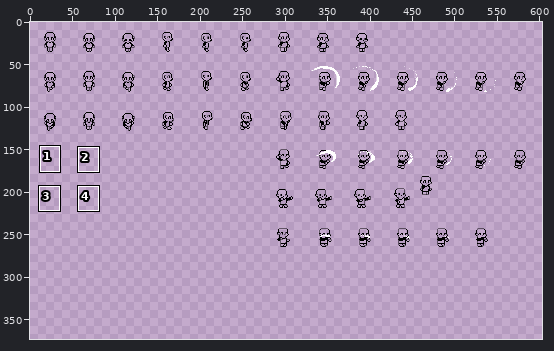
File history of a pixel-art file, aseprite_files/PlayerBase.aseprite. The first picture is a wide view before the edit; the outline marks the close-up.
Close-up. Before:
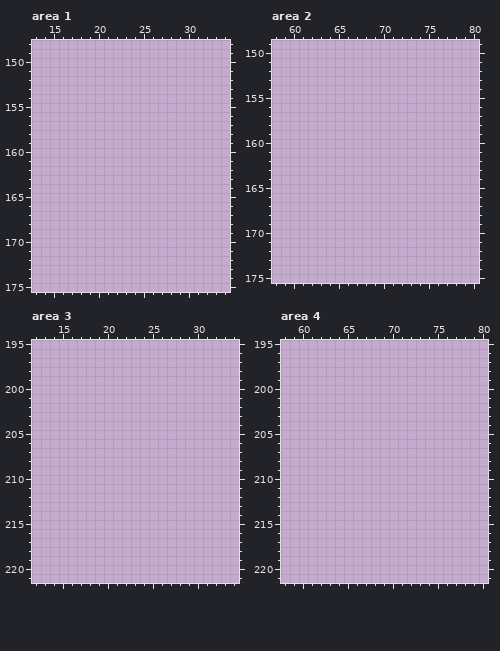
626x376 pixels, 1 frame. Shown: area 1: x 13..34, y 148..175; area 2: x 58..80, y 149..175; area 3: x 12..34, y 195..221; area 4: x 58..80, y 195..221. The wide view leaves out empty margins. The commit also changed other parts of the picture, which this record leaves out.
Visible layers, top first: "slash", "outline".
Palette (. is transparent): 
And afterwards:
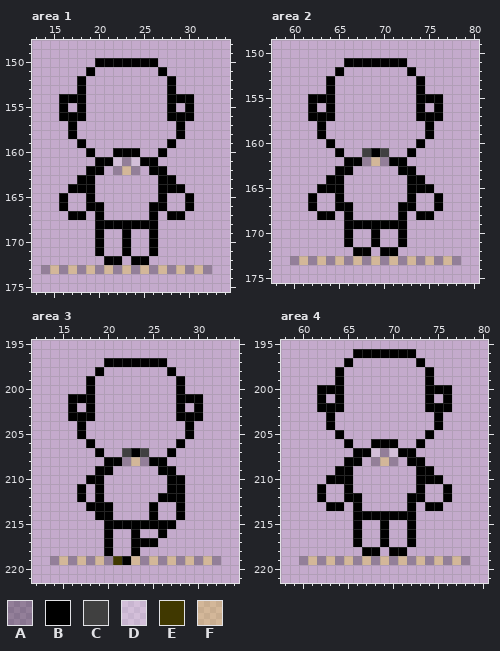
Colours new in this view: A #00000040  B #000000  C #404040  D #ffffff40  E #403800  F #ffdf0040
From old to new:
layer "grid" now shown
Changed rows in their new state; - is an unchanged pixel.
Area 1, layers "grid", "outline":
first column x 14:
150 ------BBBBBBB------
151 -----B-------B-----
152 ----B---------B----
153 ----B---------B----
154 --BBB---------BBB--
155 --B-B---------B-B--
156 --BBB---------BBB--
157 ---B-----------B---
158 ---B-----------B---
159 ----B---------B----
160 -----B--BBB--B-----
161 ------BBDADBB------
162 -----BB-AFA-BB-----
163 ----BB-------BB----
164 ---BBB-------BBB---
165 --B--B-------B--B--
166 --B--BB-----BB--B--
167 ---BB-B-----B-BB---
168 ------BBBBBBB------
169 ------B--B--B------
170 ------B--B--B------
171 ------B--B--B------
172 -------BB-BB-------
173 AFAFAFAFAFAFAFAFAFA
Area 2, layers "grid", "outline":
first column x 60:
151 ------BBBBBBB------
152 -----B-------B-----
153 ----B---------B----
154 ----B---------B----
155 --BBB---------BBB--
156 --B-B---------B-B--
157 --BBB---------BBB--
158 ---B-----------B---
159 ---B-----------B---
160 ----B---------B----
161 -----B--CBC--B-----
162 ------BBAFABB------
163 -----BB-----BB-----
164 ----BB-------BB----
165 ---BBB-------BBB---
166 --B--B-------B--B--
167 --B--BB-----BB--B--
168 ---BB-B-----B-BB---
169 ------BBBBBBB------
170 ------B--B--B------
171 ------B--B--B------
172 -------BB-BB-------
173 AFAFAFAFAFAFAFAFAFA
Area 3, layers "grid", "outline":
first column x 14:
197 ------BBBBBBB------
198 -----B-------B-----
199 ----B---------B----
200 ----B---------B----
201 --BBB---------BBB--
202 --B-B---------B-B--
203 --BBB---------BBB--
204 ---B-----------B---
205 ---B-----------B---
206 ----B---------B----
207 -----B--CBC--B-----
208 ------BBAFABB------
209 -----BB-----BB-----
210 ----BB-------BB----
211 ---B-B-------BB----
212 ---B-B------BBB----
213 ----BBB----B--B----
214 -----BB----B--B----
215 ------BBBBBBBB-----
216 ------B--B--B------
217 ------B--BBB-------
218 ------B--B---------
219 AFAFAFAEBFAFAFAFAFA
Area 4, layers "grid", "outline":
first column x 60:
196 ------BBBBBBB------
197 -----B-------B-----
198 ----B---------B----
199 ----B---------B----
200 --BBB---------BBB--
201 --B-B---------B-B--
202 --BBB---------BBB--
203 ---B-----------B---
204 ---B-----------B---
205 ----B---------B----
206 -----B--BBB--B-----
207 ------BBDADBB------
208 -----BB-AFA-BB-----
209 ----BB-------BB----
210 ---BBB-------BBB---
211 --B--B-------B--B--
212 --B--BB-----BB--B--
213 ---BB-B-----B-BB---
214 ------BBBBBBB------
215 ------B--B--B------
216 ------B--B--B------
217 ------B--B--B------
218 -------BB-BB-------
219 AFAFAFAFAFAFAFAFAFA
Boxes around the changes in both close-ups, in picture pixels (x1, y1, x2, y2):
added: (41, 58, 212, 274)
added: (290, 58, 461, 265)
added: (50, 358, 221, 565)
added: (299, 349, 470, 565)
